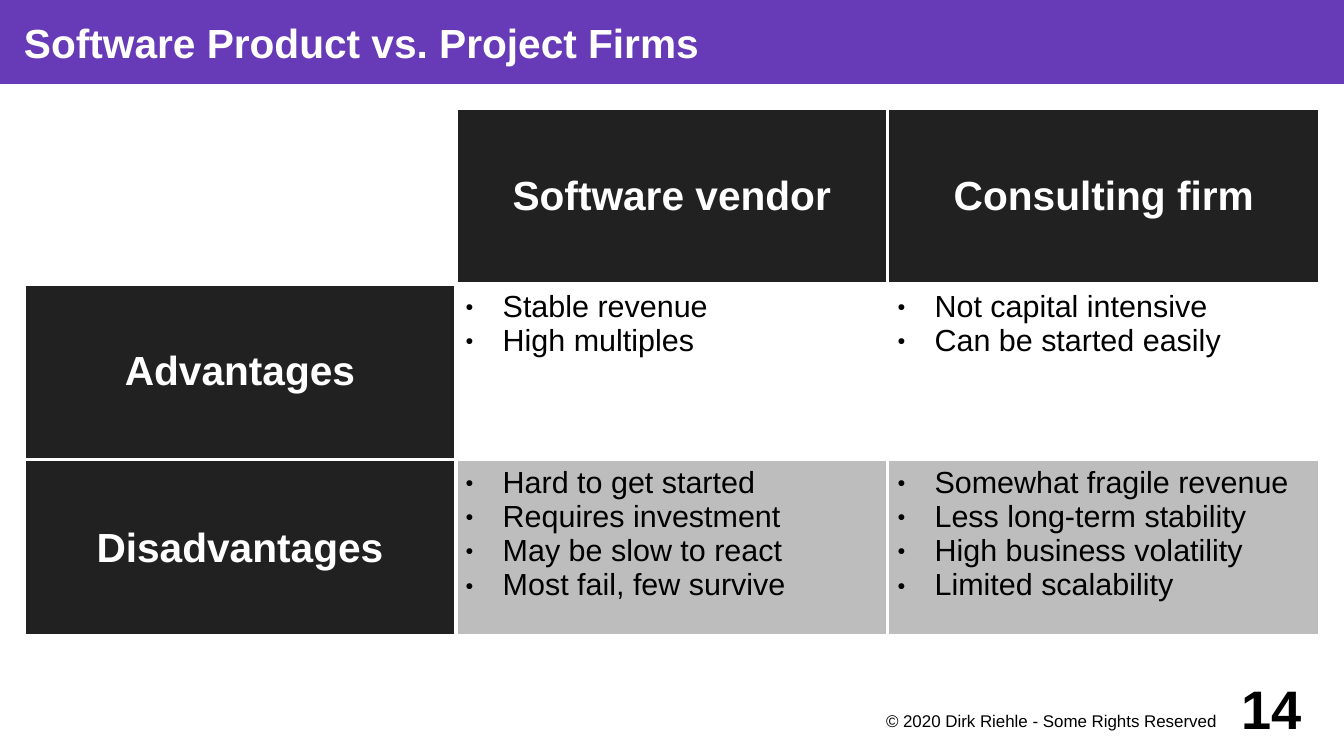
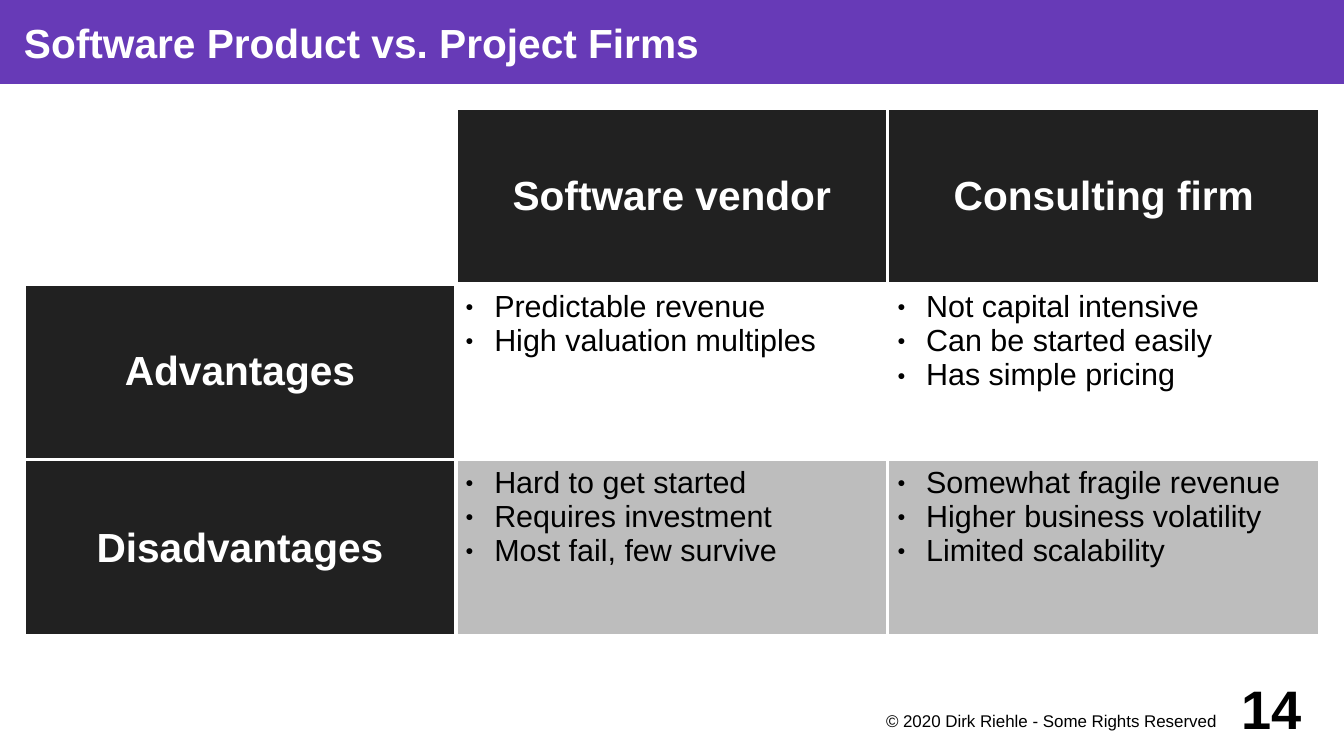
Before and after one commit to dirkriehle/coss-course, a slide deck: slide 14 of Lecture slides/COSS B03 - Software Vendors.odp. Drawn at 1344x756 pixels with LibreOffice and Linux fonts; fonts in the diff are those of the drawing. Boxes give left, top, right and bottom in pixels: in the first picture for what was removed or moved away, otherwise in the second. Text is boxed around its words. In the diff, an @@ line names an element or a change of style, - is before the commit and + after.

```diff
--- a/Lecture slides/COSS B03 - Software Vendors.odp
+++ b/Lecture slides/COSS B03 - Software Vendors.odp
@@ table at <box>24,109,1320,637</box> @@
-row 2, column 2: Stable revenue / High multiples
+row 2, column 2: Predictable revenue / High valuation multiples
-row 2, column 3: Not capital intensive / Can be started easily
+row 2, column 3: Not capital intensive / Can be started easily / Has simple pricing
-row 3, column 2: Hard to get started / Requires investment / May be slow to react / Most fail, few survive
+row 3, column 2: Hard to get started / Requires investment / Most fail, few survive
-row 3, column 3: Somewhat fragile revenue / Less long-term stability / High business volatility / Limited scalability
+row 3, column 3: Somewhat fragile revenue / Higher business volatility / Limited scalability
```
Also in this commit, not shown: 28 other slides changed, 11 slides added, 2 slides removed, 5 other files.
